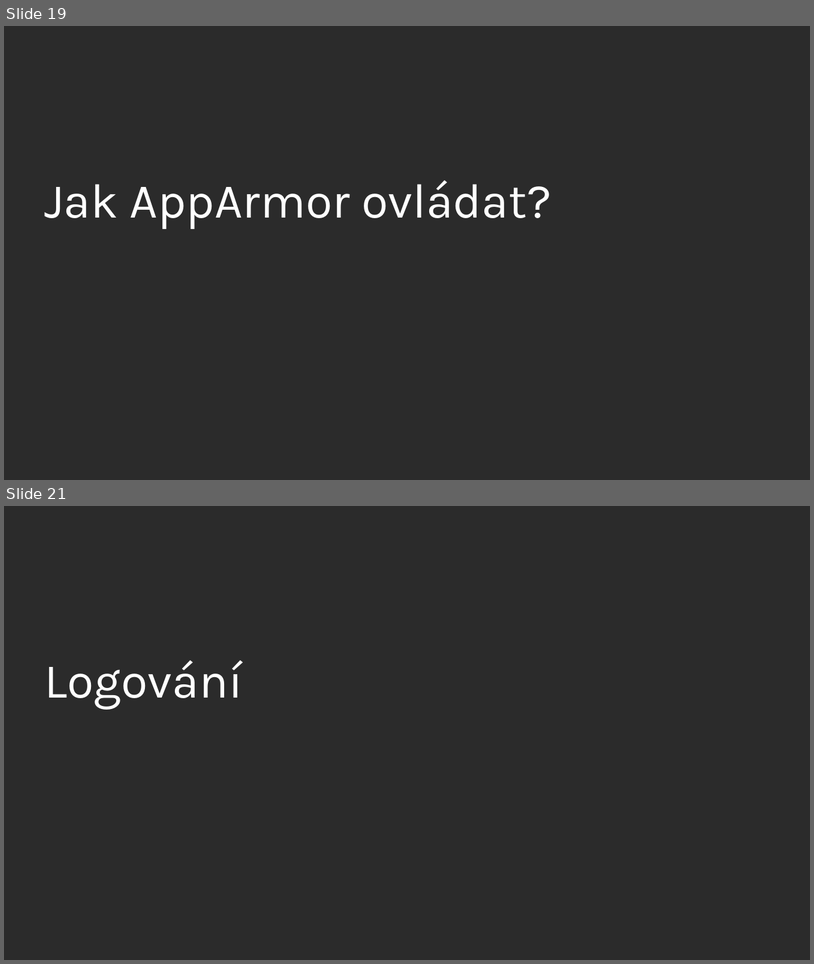
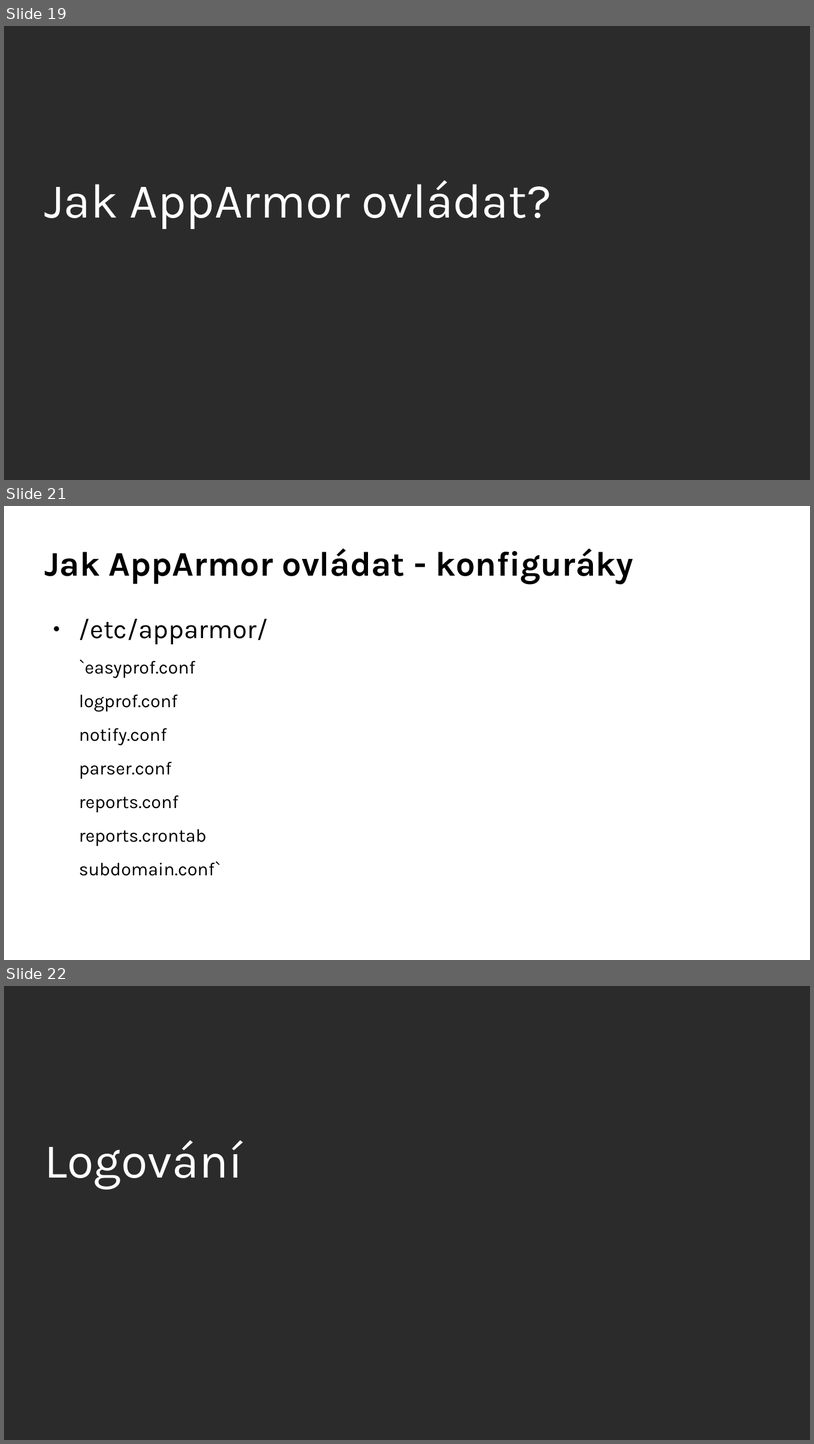
Before and after one commit to djz88/docs, a slide deck: apparmor/apparmor_openalt2017_extended.odp. Shown one above the other, each under a label of ours: slides 19 and 21 before the commit, slides 19, 21 and 22 after it; the slides between them are not shown. The pictures are 814x964 and 814x1444 pixels, drawn with LibreOffice and Linux fonts; fonts in the diff are those of the drawing; background and template pictures are left out; a plain dark background stands for a picture behind light text. Boxes give left, top, right and bottom in pixels: in the first picture for what was removed or moved away, otherwise in the second. Text is boxed around its words. In the diff, an @@ line names an element or a change of style, - is before the commit and + after.

Commit message:
extended version of apparmor v0.9

```diff
--- a/apparmor/apparmor_openalt2017_extended.odp
+++ b/apparmor/apparmor_openalt2017_extended.odp
@@ slide 21 added at (4,506,810,960), background #FFFFFF @@
@@ title added at (44,548,633,584), 34 pt, text #000000, bold @@
+Jak AppArmor ovládat - konfiguráky
@@ text added at (79,618,269,876), 18 pt, text #000000 @@
+● /etc/apparmor/
+`easyprof.conf
+logprof.conf
+notify.conf
+parser.conf
+reports.conf
+reports.crontab
+subdomain.conf`
@@ what was slide 21 is now slide 22 @@
```
Also in this commit, not shown: 3 slides changed, 1 other slide added.
